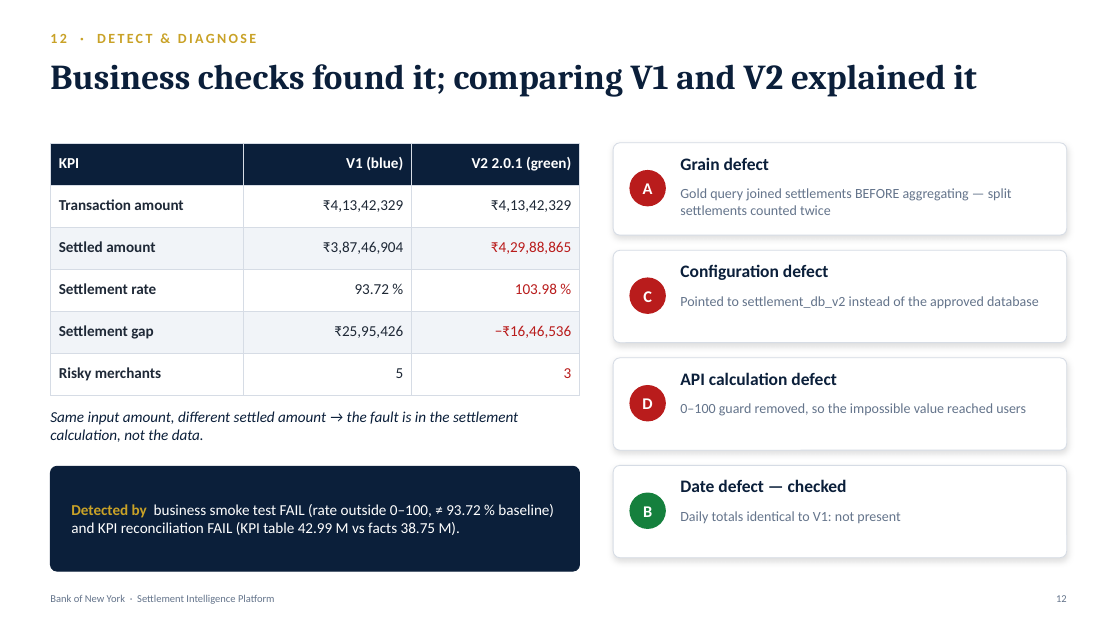
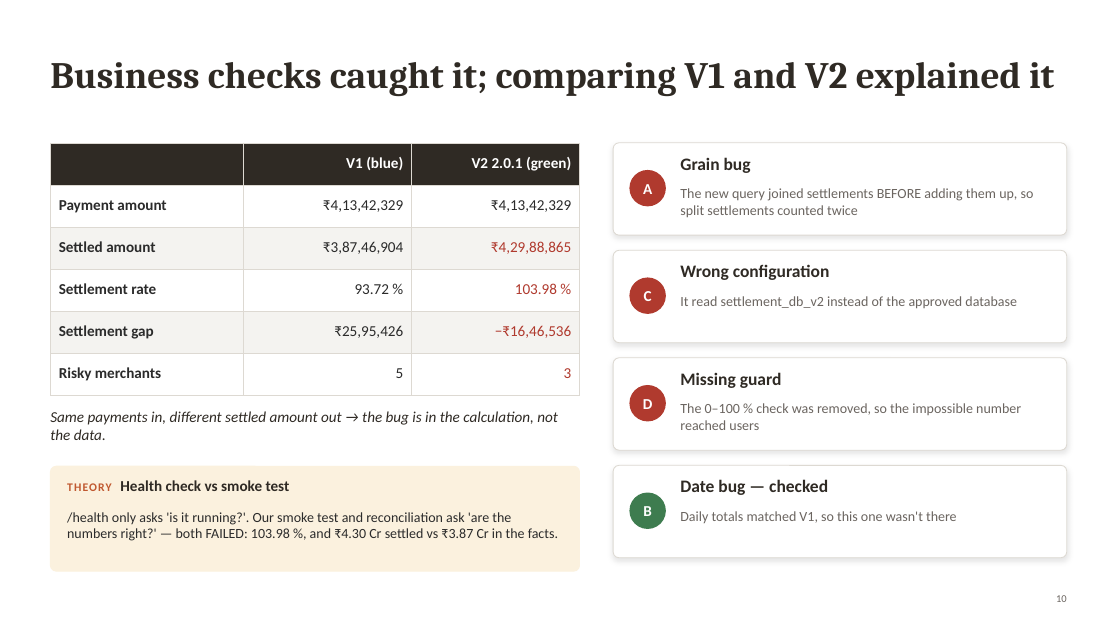
Before and after one commit to Ghanshyam-02/capstone-2, a slide deck: slide 11 of presentation/Settlement_Intelligence_Platform.pptx (slide 13 before the commit). Drawn at 1120x630 pixels with LibreOffice and Linux fonts; fonts in the diff are those of the drawing. Boxes give left, top, right and bottom in pixels: in the first picture for what was removed or moved away, otherwise in the second. Text is boxed around its words. In the diff, an @@ line names an element or a change of style, - is before the commit and + after.

```diff
--- a/presentation/Settlement_Intelligence_Platform.pptx
+++ b/presentation/Settlement_Intelligence_Platform.pptx
@@ text "Business checks caught it; comparing ..." at box(50, 62, 1054, 96): vertical alignment top to middle @@
@@ text removed at box(50, 34, 256, 43) @@
-12 · DETECT & DIAGNOSE
@@ text at box(50, 62, 1054, 96): text changed; size 30 to 32 pt; text colour #0B1F3A to #2F2A24 @@
-Business checks found it; comparing V1 and V2 explained it
+Business checks caught it; comparing V1 and V2 explained it
@@ table at box(50, 143, 580, 385) @@
-row 1, column 1: KPI
+row 1, column 1: 
-row 2, column 1: Transaction amount
+row 2, column 1: Payment amount
@@ fill #0B1F3A to #2F2A24 in row 1 @@
@@ fill #F1F4F8 to #F4F3F0 in 6 cells @@
@@ text colour #1F2937 to #2B2B2B in "₹4,13,42,329", "₹4,13,42,329", "Settled amount", "₹3,87,46,904" and 6 more places @@
@@ text colour #B91C1C to #B03A2E in "₹4,29,88,865", "103.98 %", "−₹16,46,536", "3" @@
@@ borders changed @@
@@ text at box(680, 157, 751, 173): text changed; text colour #0B1F3A to #2F2A24 @@
-Grain defect
+Grain bug
@@ text at box(680, 188, 1034, 217): text changed; text colour #64748B to #6B6560 @@
-Gold query joined settlements BEFORE aggregating — split settlements counted twice
+The new query joined settlements BEFORE adding them up, so split settlements counted twice
@@ text at box(680, 264, 830, 280): text changed; text colour #0B1F3A to #2F2A24 @@
-Configuration defect
+Wrong configuration
@@ text at box(680, 296, 1017, 308): text changed; text colour #64748B to #6B6560 @@
-Pointed to settlement_db_v2 instead of the approved database
+It read settlement_db_v2 instead of the approved database
@@ fill #B91C1C to #B03A2E; outline #B91C1C 1 pt to #B03A2E 1 pt in 3 elements at box(630, 171, 665, 206), box(630, 278, 665, 313), box(630, 386, 665, 421) @@
@@ text at box(680, 372, 782, 388): text changed; text colour #0B1F3A to #2F2A24 @@
-API calculation defect
+Missing guard
@@ text at box(50, 411, 558, 440): text changed; text colour #0B1F3A to #2F2A24 @@
-Same input amount, different settled amount → the fault is in the settlement calculation, not the data.
+Same payments in, different settled amount out → the bug is in the calculation, not the data.
@@ text at box(680, 403, 1021, 430): text changed; text colour #64748B to #6B6560 @@
-0–100 guard removed, so the impossible value reached users
+The 0–100 % check was removed, so the impossible number reached users
@@ rounded rectangle at box(50, 466, 580, 571): fill #0B1F3A to #FBF1DE; outline #0B1F3A 0.75 pt to #FBF1DE 0.75 pt; proportions changed @@
@@ outline #D6DCE5 0.75 pt to #DDD9D2 0.75 pt; shadow changed; proportions changed in 4 elements at box(613, 143, 1067, 235), box(613, 250, 1067, 343), box(613, 358, 1067, 450), box(613, 465, 1067, 558) @@
@@ text at box(680, 479, 828, 495): text changed; text colour #0B1F3A to #2F2A24 @@
-Date defect — checked
+Date bug — checked
@@ text added at box(67, 480, 290, 491), 13 pt, text #2F2A24, bold @@
+THEORY Health check vs smoke test
@@ text removed at box(71, 504, 554, 535) @@
-Detected by business smoke test FAIL (rate outside 0–100, ≠ 93.72 % baseline) and KPI reconciliation FAIL (KPI table 42.99 M vs facts 38.75 M).
@@ size 14 to 13 pt in 4 elements at box(643, 184, 652, 194), box(644, 291, 652, 301), box(643, 399, 653, 409), box(643, 506, 652, 516) @@
@@ ellipse at box(630, 493, 665, 528): fill #15803D to #3E7C4F; outline #15803D 1 pt to #3E7C4F 1 pt @@
@@ text added at box(67, 512, 558, 541), 12 pt, text #2B2B2B @@
+/health only asks 'is it running?'. Our smoke test and reconciliation ask 'are the numbers right?' — both FAILED: 103.98 %, and ₹4.30 Cr settled vs ₹3.87 Cr in the facts.
@@ text at box(680, 511, 957, 523): text changed; text colour #64748B to #6B6560 @@
-Daily totals identical to V1: not present
+Daily totals matched V1, so this one wasn't there
@@ text removed at box(50, 594, 275, 604) @@
-Bank of New York · Settlement Intelligence Platform
@@ text at box(1056, 595, 1067, 602): text changed; text colour #64748B to #6B6560 @@
-12
+10
```
Also in this commit, not shown: 7 other slides changed, 5 slides added, 8 slides removed, 3 other files.
